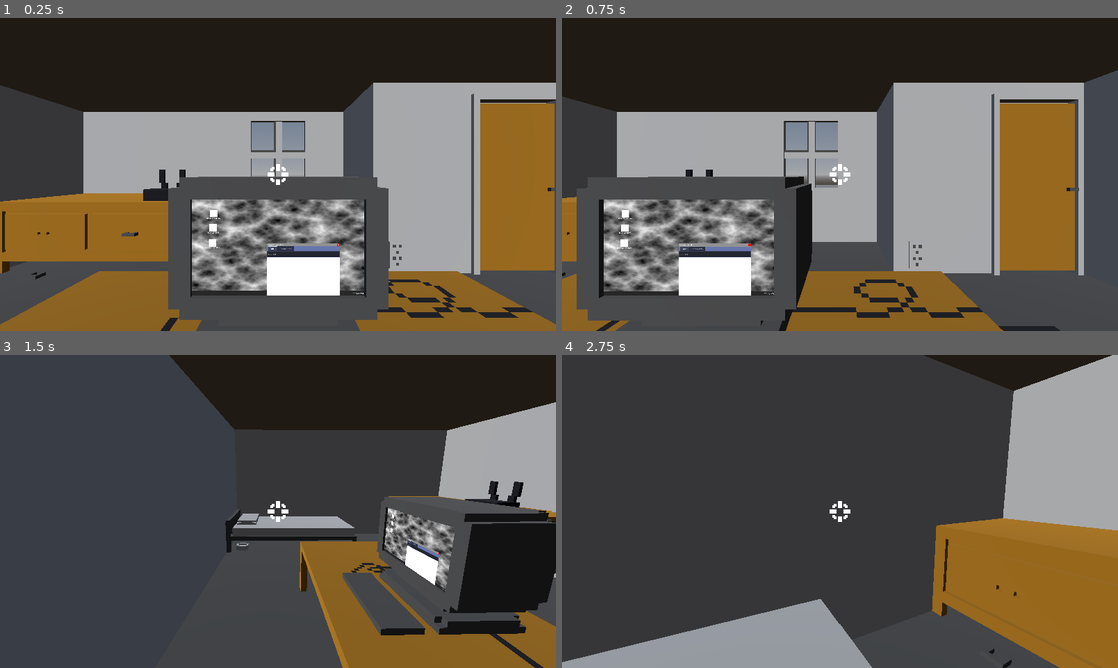
Above: before the commit, frames 1-4 (two rows, left to right).
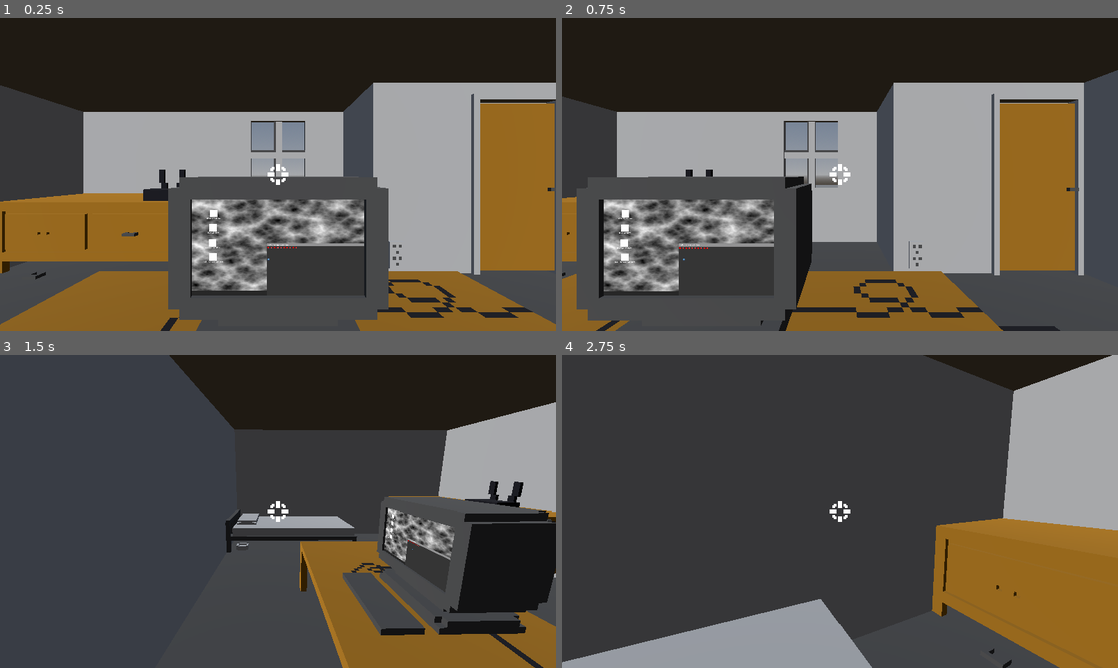
Above: after the commit, the same moments.

Repository: maxwaldman8/gmtk-2026
Game: Godot game, scene res://scenes/room.tscn
The game is run twice, just before and just after one commit, with the same random seed, the same clock (stepped at 60 frames per second) and the same inputs. The engine's default icon, where the game draws it, is replaced by a stand-in: a white triangle on a blue panel in a dark square.
Inputs (mouse positions are in pixels of both pictures, inside the frame that each line leads up to):
- Up to frame 1 (0.25 s): no input
- Up to frame 2 (0.75 s): tap Enter at 0.5 s; move the mouse to (962, 158) at 0.52 s; press the mouse at (962, 158) at 0.53 s; hold D (right) from 0.53 s (still down)
- Up to frame 3 (1.5 s): tap Space (jump) at 0.77 s; move the mouse to (250, 511) at 1.27 s; release D (right) at 1.28 s; release the mouse at (250, 511) at 1.28 s; hold W (forward) from 1.28 s (still down); click (250, 511) at 1.35 s
- Up to frame 4 (2.75 s): keep holding W (forward); tap Space (jump) at 1.52 s; move the mouse to (851, 505) at 2.02 s; hold Shift (sprint) from 2.03 s (still down); click (851, 505) at 2.3 s

The runs differ from the first frame. In frame 1, 2.5% of the frame differs, in the area x 36-66%, y 72-89%; in frame 2, 2.4%; in frame 3, 0.7%; in frame 4, nothing differs.

Commit message:
Beginning of space invaders but dragging windows is broken for some reason

Diff:
--- a/game-game/scenes/screen/screen.tscn
+++ b/game-game/scenes/screen/screen.tscn
@@ -88,6 +88,14 @@
 window_layer = NodePath("../../WindowLayer")
 window_name = "browser_window"
 
+[node name="Application4" parent="ApplicationLayer" unique_id=113608717 node_paths=PackedStringArray("window_layer") instance=ExtResource("2_2d861")]
+offset_left = 116.0
+offset_top = 366.0
+offset_right = 166.0
+offset_bottom = 436.0
+window_layer = NodePath("../../WindowLayer")
+window_name = "task_manager_window"
+
 [node name="WindowLayer" type="CanvasLayer" parent="." unique_id=929576984]
 layer = 3
 script = ExtResource("3_6ukd0")
--- a/game-game/scenes/screen/window.tscn
+++ b/game-game/scenes/screen/window.tscn
@@ -52,6 +52,8 @@
 offset_right = 170.0
 offset_bottom = 287.0
 
+[connection signal="mouse_entered" from="." to="." method="_on_mouse_entered"]
+[connection signal="mouse_exited" from="." to="." method="_on_mouse_exited"]
 [connection signal="mouse_entered" from="TitleBar" to="." method="_on_title_bar_mouse_entered"]
 [connection signal="mouse_exited" from="TitleBar" to="." method="_on_title_bar_mouse_exited"]
 [connection signal="pressed" from="TitleBar/XButton" to="." method="_on_x_button_pressed"]
--- /dev/null
+++ b/game-game/scenes/screen/windows/task_manager/bullet.tscn
@@ -0,0 +1,18 @@
+[gd_scene format=3 uid="uid://5jfcblwwwa5r"]
+
+[ext_resource type="Script" uid="uid://j26rx068xxsj" path="res://scripts/bullet.gd" id="1_msd5f"]
+[ext_resource type="Texture2D" uid="uid://ctqfrvcyok0dj" path="res://sprites/icon.svg" id="1_nldbr"]
+
+[node name="Bullet" type="Area2D" unique_id=1385499249]
+script = ExtResource("1_msd5f")
+
+[node name="Sprite2D" type="Sprite2D" parent="." unique_id=935505462]
+texture_filter = 1
+scale = Vector2(0.0078125, 0.031249983)
+texture = ExtResource("1_nldbr")
+
+[node name="CollisionPolygon2D" type="CollisionPolygon2D" parent="." unique_id=2136347498]
+scale = Vector2(0.0078125, 0.031249983)
+polygon = PackedVector2Array(59.1, -64, -59, -64, -63.8, -59, -64, 61, -60.3, 64, 59.6, 64, 63.9, 59, 64, -61.1)
+
+[connection signal="area_entered" from="." to="." method="_on_area_entered"]
--- /dev/null
+++ b/game-game/scenes/screen/windows/task_manager/enemy.tscn
@@ -0,0 +1,12 @@
+[gd_scene format=3 uid="uid://bx2aw2024feq"]
+
+[ext_resource type="Texture2D" uid="uid://cl727gvapxdpb" path="res://sprites/screen/X Test.png" id="1_4kg8h"]
+
+[node name="Enemy" type="Area2D" unique_id=1774869807]
+
+[node name="Sprite2D" type="Sprite2D" parent="." unique_id=107973961]
+texture_filter = 1
+texture = ExtResource("1_4kg8h")
+
+[node name="CollisionPolygon2D" type="CollisionPolygon2D" parent="." unique_id=1174004177]
+polygon = PackedVector2Array(-4.5, -4.5, -4.5, 4.5, 4.5, 4.5, 4.5, -4.5)
--- /dev/null
+++ b/game-game/scenes/screen/windows/task_manager_window.tscn
@@ -0,0 +1,42 @@
+[gd_scene format=3 uid="uid://olq2bgh6py3k"]
+
+[ext_resource type="Script" uid="uid://dcrnp077sp1ic" path="res://scripts/task_manager.gd" id="1_oeu4l"]
+[ext_resource type="PackedScene" uid="uid://5jfcblwwwa5r" path="res://scenes/screen/windows/task_manager/bullet.tscn" id="2_74i68"]
+[ext_resource type="Texture2D" uid="uid://ctqfrvcyok0dj" path="res://sprites/icon.svg" id="2_kwmpk"]
+[ext_resource type="PackedScene" uid="uid://bx2aw2024feq" path="res://scenes/screen/windows/task_manager/enemy.tscn" id="4_w4qx4"]
+
+[sub_resource type="RectangleShape2D" id="RectangleShape2D_nrlmu"]
+size = Vector2(128, 128)
+
+[node name="TaskManager" type="Control" unique_id=521389708]
+custom_minimum_size = Vector2(1152, 648)
+layout_mode = 3
+anchors_preset = 0
+offset_right = 150.0
+offset_bottom = 100.0
+script = ExtResource("1_oeu4l")
+bullet = ExtResource("2_74i68")
+enemy = ExtResource("4_w4qx4")
+
+[node name="ColorRect" type="ColorRect" parent="." unique_id=2103473406]
+layout_mode = 1
+anchors_preset = 15
+anchor_right = 1.0
+anchor_bottom = 1.0
+grow_horizontal = 2
+grow_vertical = 2
+color = Color(0.21050721, 0.21050721, 0.21050721, 1)
+
+[node name="Player" type="Area2D" parent="." unique_id=564165194]
+position = Vector2(83, 86)
+
+[node name="Sprite2D" type="Sprite2D" parent="Player" unique_id=1418189180]
+scale = Vector2(0.125, 0.125)
+texture = ExtResource("2_kwmpk")
+
+[node name="CollisionShape2D" type="CollisionShape2D" parent="Player" unique_id=251055969]
+scale = Vector2(0.125, 0.125)
+shape = SubResource("RectangleShape2D_nrlmu")
+
+[node name="Enemy" parent="." unique_id=1774869807 instance=ExtResource("4_w4qx4")]
+position = Vector2(7, 9)
--- /dev/null
+++ b/game-game/scripts/bullet.gd
@@ -0,0 +1,16 @@
+extends Area2D
+
+@onready var speed: float
+
+func set_speed(new_speed: float):
+	speed = new_speed
+
+func _physics_process(_delta: float) -> void:
+	position.y -= speed
+	if position.y <= 0:
+		queue_free()
+
+
+func _on_area_entered(area: Area2D) -> void:
+	# TODO: kill enemy
+	pass
--- a/game-game/scripts/screen/screen.gd
+++ b/game-game/scripts/screen/screen.gd
@@ -21,9 +21,9 @@
 	if !tutorial:
 		time += delta
 		if int(floor(time)) % 60 < 10:
-			time_label.text = "11:" + str(int(floor(int(floor(time)) / 60))) + ":0" + str(int(floor(time)) % 60) + " PM"
+			time_label.text = "11:" + str(int(time / 60.0)) + ":0" + str(int(time) % 60) + " PM"
 		else:
-			time_label.text = "11:" + str(int(floor(int(floor(time)) / 60))) + ":" + str(int(floor(time)) % 60) + " PM"
+			time_label.text = "11:" + str(int(time / 60.0)) + ":" + str(int(time) % 60) + " PM"
 	else:
 		time_label.text = "11:48 PM"
 
--- a/game-game/scripts/screen/window.gd
+++ b/game-game/scripts/screen/window.gd
@@ -54,16 +54,6 @@
 	window_layer.remove_window(self)
 	queue_free()
 
-
-func _on_title_bar_mouse_entered() -> void:
-	print(body_name + " entered")
-	is_hovered = true
-
-
-func _on_title_bar_mouse_exited() -> void:
-	is_hovered = false
-
-
 func _process(_delta: float) -> void:
 	if Input.is_action_just_pressed("left_click") and is_hovered:
 		# just clicked
--- /dev/null
+++ b/game-game/scripts/task_manager.gd
@@ -0,0 +1,37 @@
+extends Control
+
+@onready var player := $Player
+
+# 10 to 140
+var pos: float = 10
+
+@export var player_speed = 2.0
+@export var bullet_speed = 1.0
+
+@export var bullet: PackedScene
+@export var enemy: PackedScene
+
+var enemies: Array[Area2D]
+
+func _ready() -> void:
+	for i in range(0, 10):
+		var new_enemy = enemy.instantiate()
+		add_child(new_enemy)
+		new_enemy.position.y = 10
+		new_enemy.position.x = 10 + 20 * i
+		enemies.append(new_enemy)
+
+#func _input(event: InputEvent) -> void:
+	#if event.is_action_pressed("left_click"):
+		#shoot()
+
+func shoot():
+	var new_bullet = bullet.instantiate()
+	add_child(new_bullet)
+	new_bullet.position = Vector2(player.position.x, player.position.y - 20)
+	new_bullet.set_speed(bullet_speed)
+
+func _physics_process(_delta: float) -> void:
+	pos += Input.get_axis("left", "right") * player_speed
+	pos = clamp(pos, 10, 140)
+	player.position.x = round(pos)
Not shown, added: game-game/scripts/bullet.gd.uid
Not shown, added: game-game/scripts/task_manager.gd.uid
